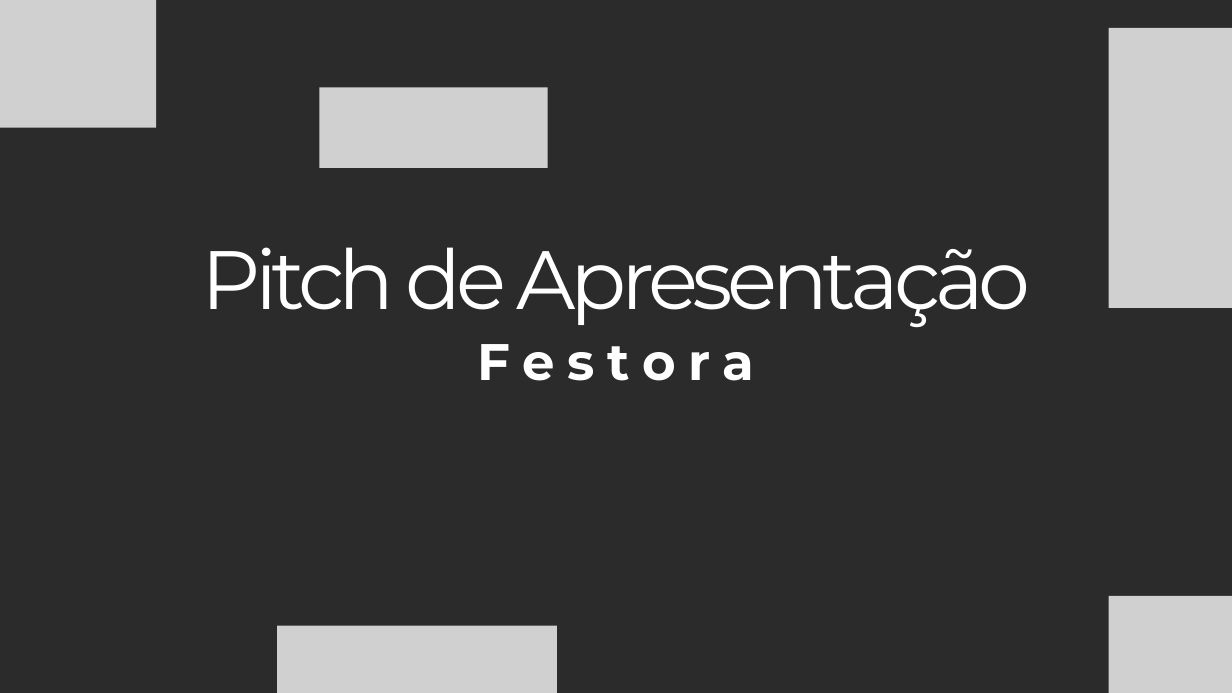
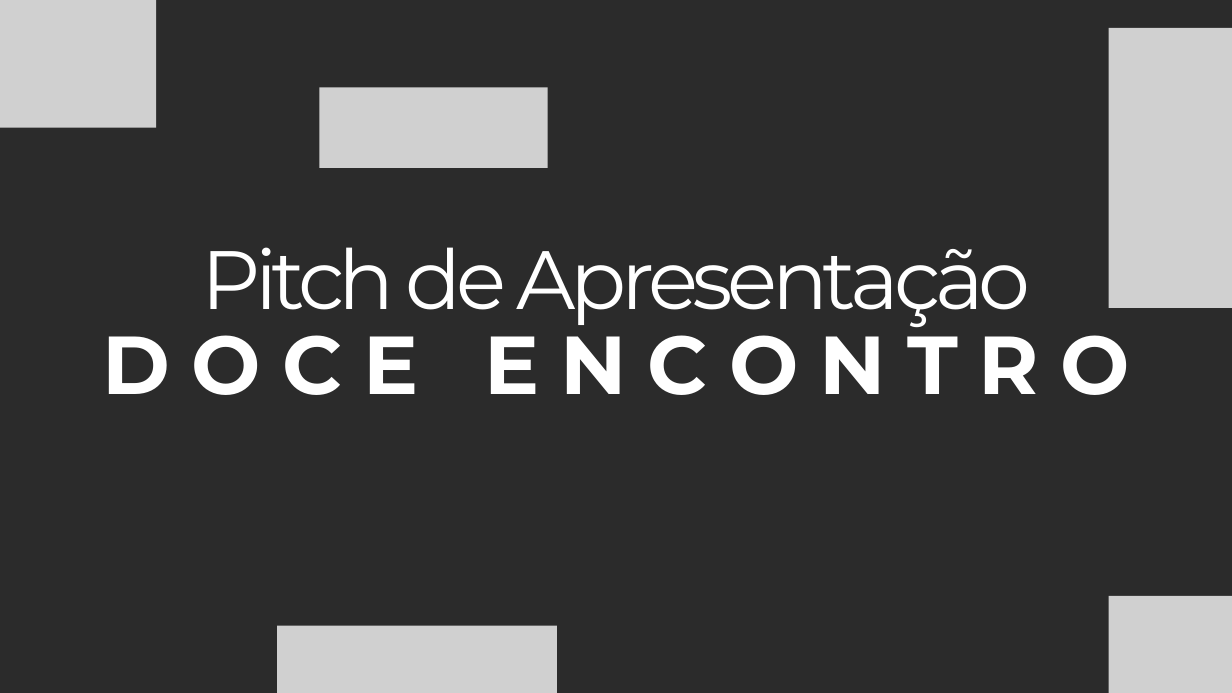
Before and after one commit to VictorAlexandreMuller/Docs, a slide deck: slide 1 of Eliney - Apresentação do projeto Festora.pptx. Drawn at 1232x693 pixels with LibreOffice and Linux fonts; fonts in the diff are those of the drawing; grey boxes stand for pictures; background and template pictures are left out; a plain dark background stands for a picture behind light text. Boxes give left, top, right and bottom in pixels: in the first picture for what was removed or moved away, otherwise in the second. Text is boxed around its words. In the diff, an @@ line names an element or a change of style, - is before the commit and + after.

```diff
--- a/Eliney - Apresentação do projeto Festora.pptx
+++ b/Eliney - Apresentação do projeto Festora.pptx
@@ text at bbox=[103, 314, 1129, 395]: text changed; size 60 to 96 pt @@
-F e s t o r a
+D O C E E N C O N T R O
```
Also in this commit, not shown: 2 other slides changed, 2 other files.
